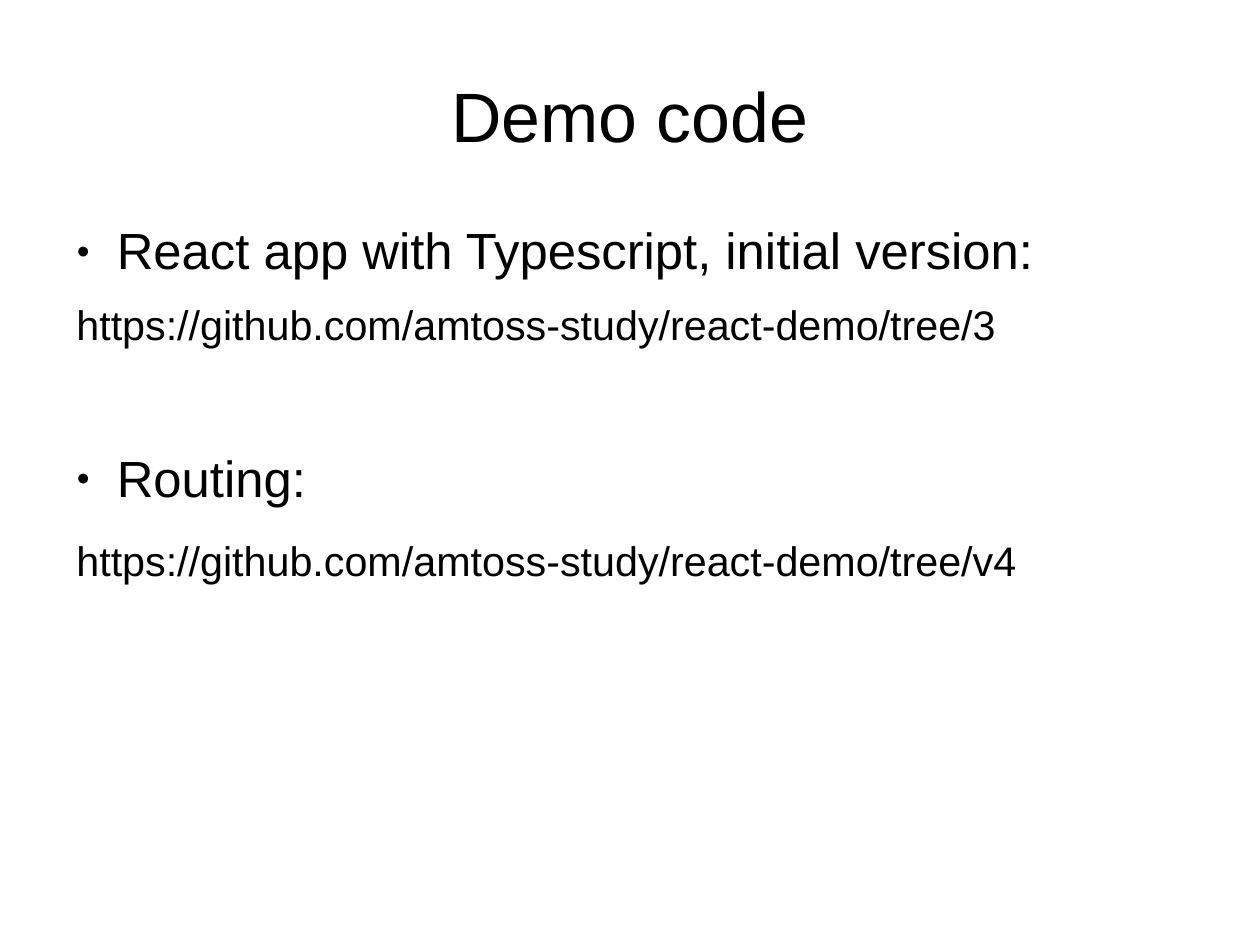
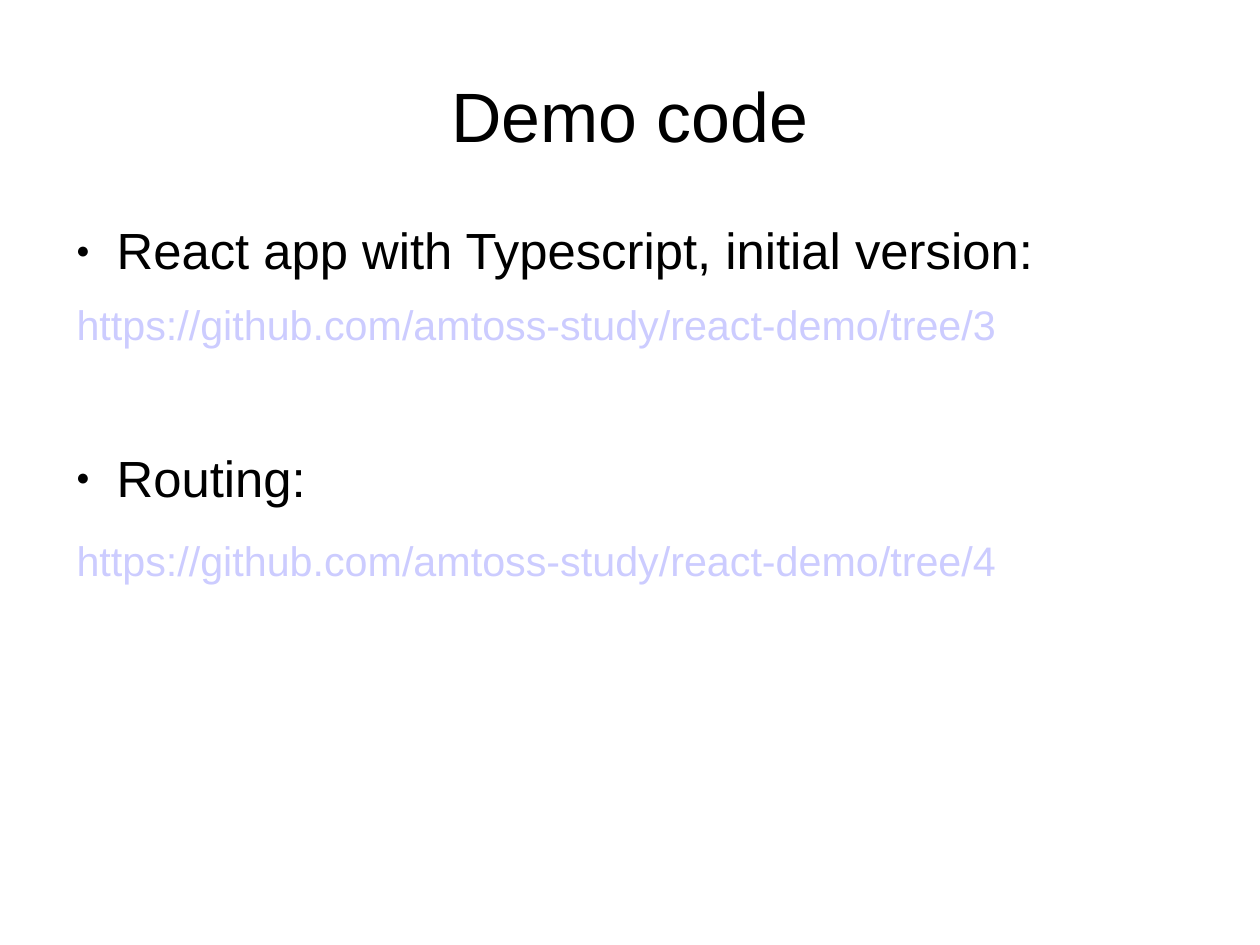
Before and after one commit to amtoss-study/react-demo, a slide deck: slide 4 of materials/Lesson2.ppt. Drawn at 1260x945 pixels with LibreOffice and Linux fonts; fonts in the diff are those of the drawing. Boxes give left, top, right and bottom in pixels: in the first picture for what was removed or moved away, otherwise in the second. Text is boxed around its words. In the diff, an @@ line names an element or a change of style, - is before the commit and + after.

```diff
--- a/materials/Lesson2.ppt
+++ b/materials/Lesson2.ppt
@@ text at <box>77,232,1033,507</box>: text colour #000000 to #CCCCFF in "https://github.com/amtoss-study/react-demo/tree/3" @@
@@ text at <box>77,546,996,584</box>: text changed; text colour #000000 to #CCCCFF @@
-https://github.com/amtoss-study/react-demo/tree/v4
+https://github.com/amtoss-study/react-demo/tree/4
```
Also in this commit, not shown: 1 other slide changed.
